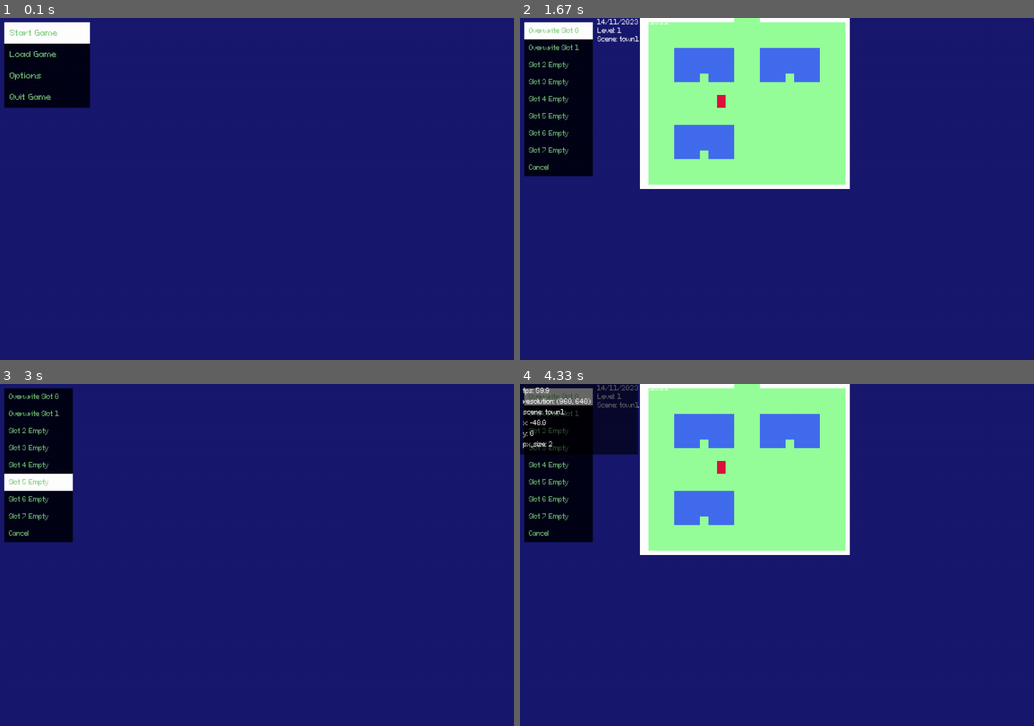
Above: before the commit, frames 1-4 (two rows, left to right).
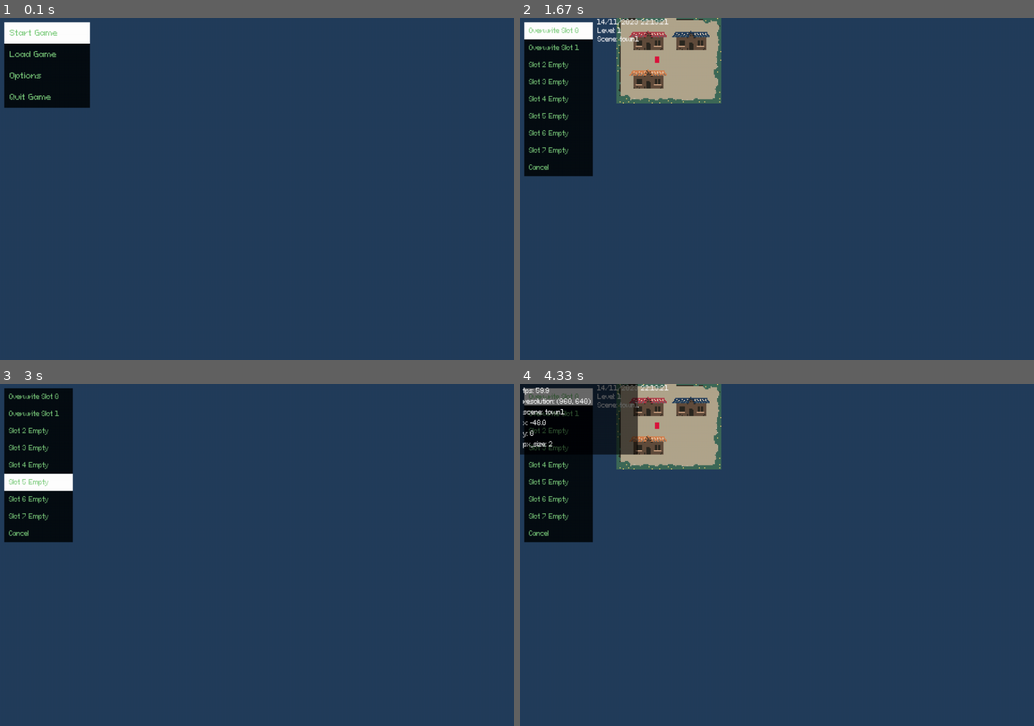
Above: after the commit, the same moments.

Repository: kritserv/rpg-maker-style-top-down-game-template
Game: pygame game, started from main.py
Same seed, same stepped clock (60 frames per second), same inputs: the game is played once before the commit and once after it.
Inputs:
- Up to frame 1 (0.1 s): no input
- Up to frame 2 (1.67 s): tap one key every 0.33 s from 0.33 s: Enter X Space Enter
- Up to frame 3 (3 s): hold Right 1.67-2.13 s; hold Up 2.17-2.63 s
- Up to frame 4 (4.33 s): tap 0 at 3.17 s; tap Space at 3.5 s; tap F3 at 3.83 s

The runs differ from the first frame. In frame 1, 96% of the frame differs, in the area x 0-100%, y 0-100%; in frame 2, 94%; in frame 3, 94%; in frame 4, 93%.

Commit message:
add scene image & render scene image

Diff:
--- a/game_data/scene/render.json
+++ b/game_data/scene/render.json
@@ -1,28 +1,82 @@
 {
 	"render_dict": {
 		"openworld": {
-			"behind_player": [],
+			"behind_player": [
+				{
+					"img": "openworld_floor.png",
+					"pos": [-72, -88]
+				}
+			],
 			"in_front_of_player": []
 		},
 		"town1": {
 			"behind_player": [
 				{
-					"img": "town1.png",
+					"img": "town1_floor.png",
+					"pos": [-200, -184]
+				},
+				{
+					"img": "house_bottom_alpha.png",
+					"pos": [-152, -120]
+				},
+				{
+					"img": "house_bottom_alpha.png",
+					"pos": [8, -120]
+				},
+				{
+					"img": "house_bottom_alpha.png",
+					"pos": [-152, 24]
+				}
+			],
+			"in_front_of_player": [
+				{
+					"img": "house1_top_alpha.png",
+					"pos": [-152, -120]
+				},
+				{
+					"img": "house2_top_alpha.png",
+					"pos": [8, -120]
+				},
+				{
+					"img": "house3_top_alpha.png",
+					"pos": [-152, 24]
+				},
+				{
+					"img": "town1_forest_alpha.png",
 					"pos": [-200, -184]
 				}
-			],
-			"in_front_of_player": []
+			]
 		},
 		"inner_house1": {
-			"behind_player": [],
-			"in_front_of_player": []
+			"behind_player": [
+				{
+					"img": "inner_house_floor.png",
+					"pos": [-168, -136]
+				},
+				{
+					"img": "cat_bottom_alpha.png",
+					"pos": [-8, -48]
+				}],
+			"in_front_of_player": [
+				{
+					"img": "cat_top_alpha.png",
+					"pos": [-8, -48]
+				}]
 		},
 		"inner_house2": {
-			"behind_player": [],
+			"behind_player": [
+				{
+					"img": "inner_house_floor.png",
+					"pos": [-168, -136]
+				}],
 			"in_front_of_player": []
 		},
 		"inner_house3": {
-			"behind_player": [],
+			"behind_player": [
+				{
+					"img": "inner_house_floor.png",
+					"pos": [-168, -136]
+				}],
 			"in_front_of_player": []
 		}
 	}
--- a/main.py
+++ b/main.py
@@ -237,7 +237,7 @@
 			if pause:
 				if not screenshot:
 					screenshot = screen.copy()
-					screenshot = pg.transform.scale(screenshot, (240, 160))
+					screenshot = pg.transform.scale(screenshot, (120, 80))
 				pause_menu.draw(pixel_size, black_bar)
 			else:
 				screenshot = False
--- a/src/entity/camera.py
+++ b/src/entity/camera.py
@@ -9,7 +9,6 @@
 	def draw(self, screen, current_scene, pixel_size):
 		if self.renderer.rendering:
 			self.renderer.render_scene_behind_player(screen, self.tdmap, current_scene, pixel_size)
-			self.tdmap.draw()
 			self.player.draw(pixel_size, self)
 			self.renderer.render_scene_in_front_of_player(screen, self.tdmap, current_scene, pixel_size)
 		else:
--- a/src/func/load_asset.py
+++ b/src/func/load_asset.py
@@ -5,11 +5,16 @@
 	img_name = img_and_pos["img"]
 
 	img_path = f"asset/img/scene/{img_name}"
-
-	img_x1 = pg.image.load(img_path).convert()
-	img_width, img_height = img_x1.get_size()
-	img_x2 = pg.transform.scale(img_x1, (img_width*2, img_height*2)).convert()
-	img_x3 = pg.transform.scale(img_x1, (img_width*3, img_height*3)).convert()
+	if "alpha" in img_name:
+		img_x1 = pg.image.load(img_path).convert_alpha()
+		img_width, img_height = img_x1.get_size()
+		img_x2 = pg.transform.scale(img_x1, (img_width*2, img_height*2)).convert_alpha()
+		img_x3 = pg.transform.scale(img_x1, (img_width*3, img_height*3)).convert_alpha()
+	else:
+		img_x1 = pg.image.load(img_path).convert()
+		img_width, img_height = img_x1.get_size()
+		img_x2 = pg.transform.scale(img_x1, (img_width*2, img_height*2)).convert()
+		img_x3 = pg.transform.scale(img_x1, (img_width*3, img_height*3)).convert()
 
 	pos = img_and_pos["pos"]
 
--- a/src/func/load_save_data.py
+++ b/src/func/load_save_data.py
@@ -19,9 +19,9 @@
 				"new_scene": [pos[0], pos[1], scene],
 				"new_camera_stop_position": map_cam_stop_pos[scene],
 				"img_x1": img,
-				"img_x2": pg.transform.scale(img, (480, 320)),
-				"img_x3": pg.transform.scale(img, (720, 480)),
-				"img_x4": pg.transform.scale(img, (960, 640)),
+				"img_x2": pg.transform.scale(img, (240, 160)),
+				"img_x3": pg.transform.scale(img, (480, 320)),
+				"img_x4": pg.transform.scale(img, (720, 480)),
 				"level": level,
 				"items": items,
 				"time": save_time
--- a/src/variable/palette.py
+++ b/src/variable/palette.py
@@ -5,4 +5,4 @@
 white = pg.Color("grey100")
 green = pg.Color("palegreen3")
 blue = pg.Color("royalblue2")
-darkblue = pg.Color("midnightblue")
+darkblue = pg.Color(36, 61, 92)
--- a/user_data/save.json
+++ b/user_data/save.json
@@ -1 +1 @@
-{"0": {"pos": [144.0, -80.0], "scene": "inner_house2", "time": "29/04/2024 22:19:25", "level": 1, "items": []}, "1": {"pos": [0, -16], "scene": "inner_house1", "time": "29/04/2024 22:42:48", "level": 1, "items": []}, "2": {}, "3": {}, "4": {}, "5": {}, "6": {}, "7": {}}
+{"0": {"pos": [0, -48], "scene": "openworld", "time": "01/05/2024 14:27:47", "level": 1, "items": []}, "1": {"pos": [-48, -16], "scene": "inner_house1", "time": "01/05/2024 14:27:54", "level": 1, "items": []}, "2": {}, "3": {}, "4": {}, "5": {}, "6": {}, "7": {}}
Binary file added: asset/img/scene/cat_bottom_alpha.png
Binary file added: asset/img/scene/cat_top_alpha.png
Binary file added: asset/img/scene/house1_top_alpha.png
Binary file added: asset/img/scene/house2_top_alpha.png
Binary file added: asset/img/scene/house3_top_alpha.png
Binary file added: asset/img/scene/house_bottom_alpha.png
Binary file added: asset/img/scene/inner_house_floor.png
Binary file added: asset/img/scene/openworld_floor.png
Binary file removed: asset/img/scene/town1.png
Binary file added: asset/img/scene/town1_floor.png
Binary file added: asset/img/scene/town1_forest_alpha.png
Binary file changed: user_data/save_img/save_0.png
(and 1 more such lines)
